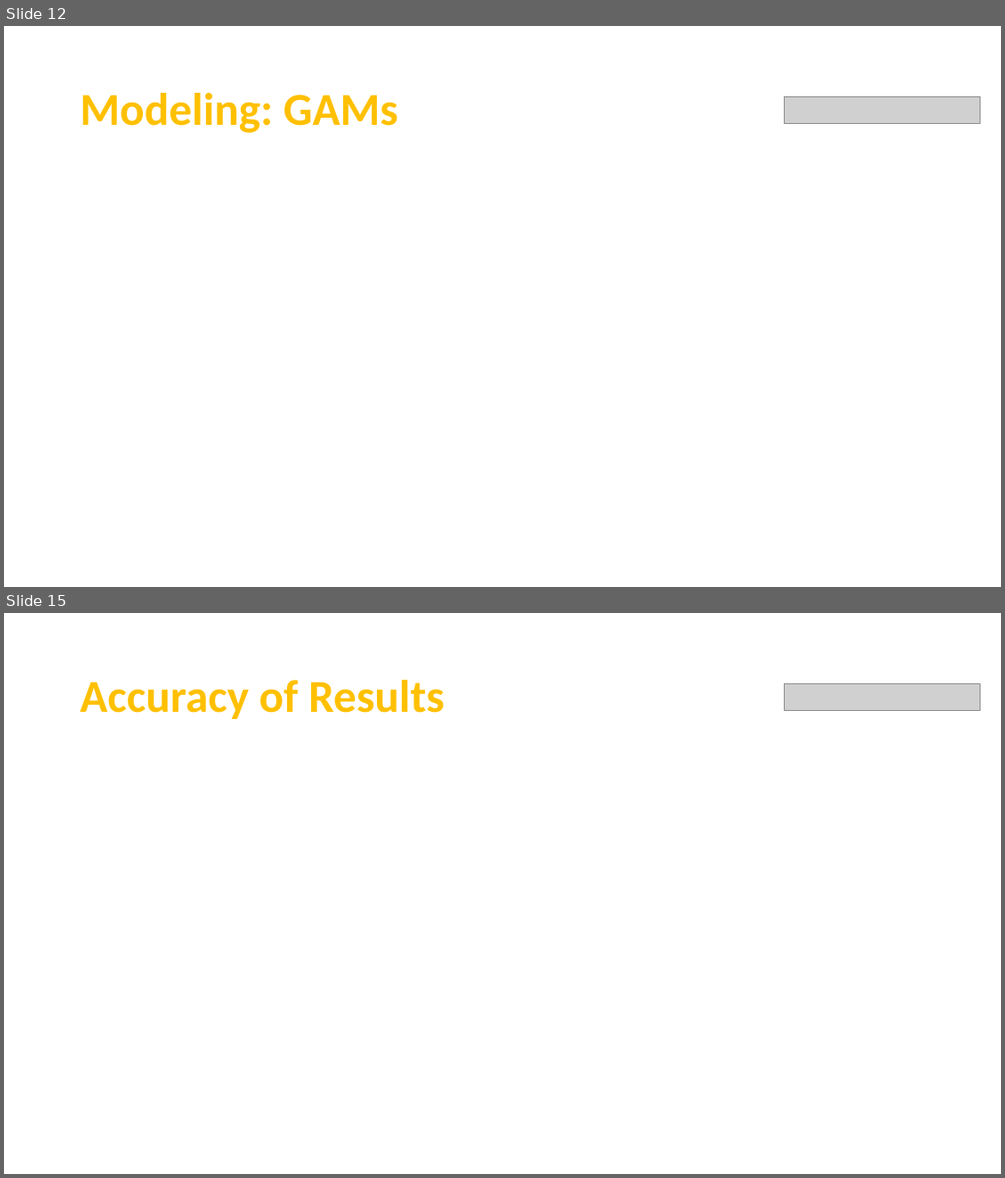
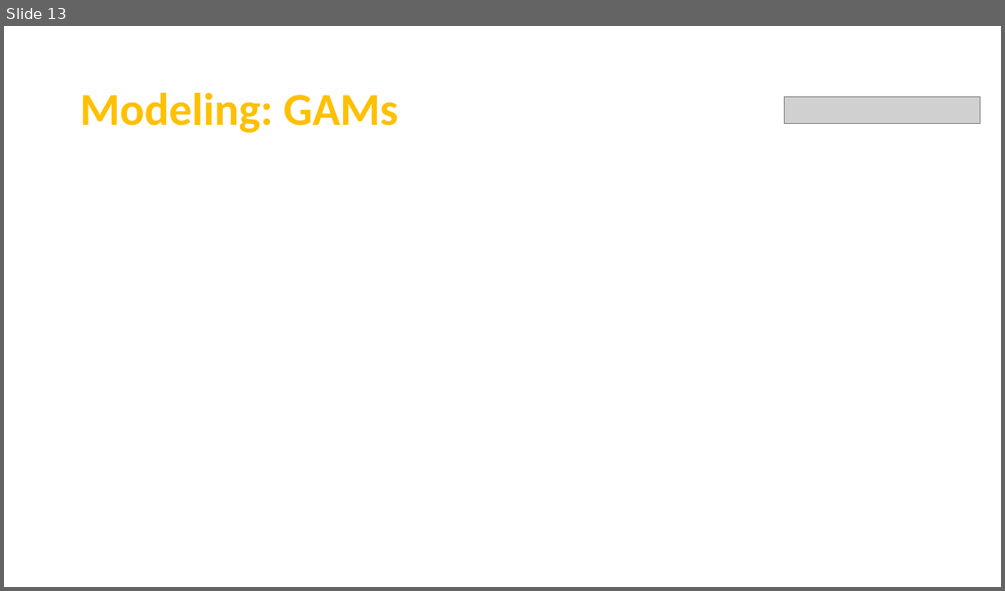
Before and after one commit to Team7-MSBA/Machine-Learning-Final-Project, a slide deck: FinalPresentation.pptx. Shown one above the other, each under a label of ours: slides 12 and 15 before the commit, slide 13 after it; the slides between them are not shown. The pictures are 1005x1178 and 1005x591 pixels, drawn with LibreOffice and Linux fonts; fonts in the diff are those of the drawing; grey boxes stand for pictures. Boxes give left, top, right and bottom in pixels: in the first picture for what was removed or moved away, otherwise in the second. Text is boxed around its words. In the diff, an @@ line names an element or a change of style, - is before the commit and + after.

```diff
--- a/FinalPresentation.pptx
+++ b/FinalPresentation.pptx
@@ slide 15 removed at [4,613,1001,1174], background #000000 @@
@@ rectangle removed at [4,613,1001,751] @@
@@ title removed at [80,680,445,719] @@
-Accuracy of Results
@@ picture removed at [785,684,979,711] @@
@@ rectangle removed at [4,751,1001,1174] @@
@@ what was slide 12 is now slide 13 @@
```
Also in this commit, not shown: 10 slides changed, 5 slides added.
